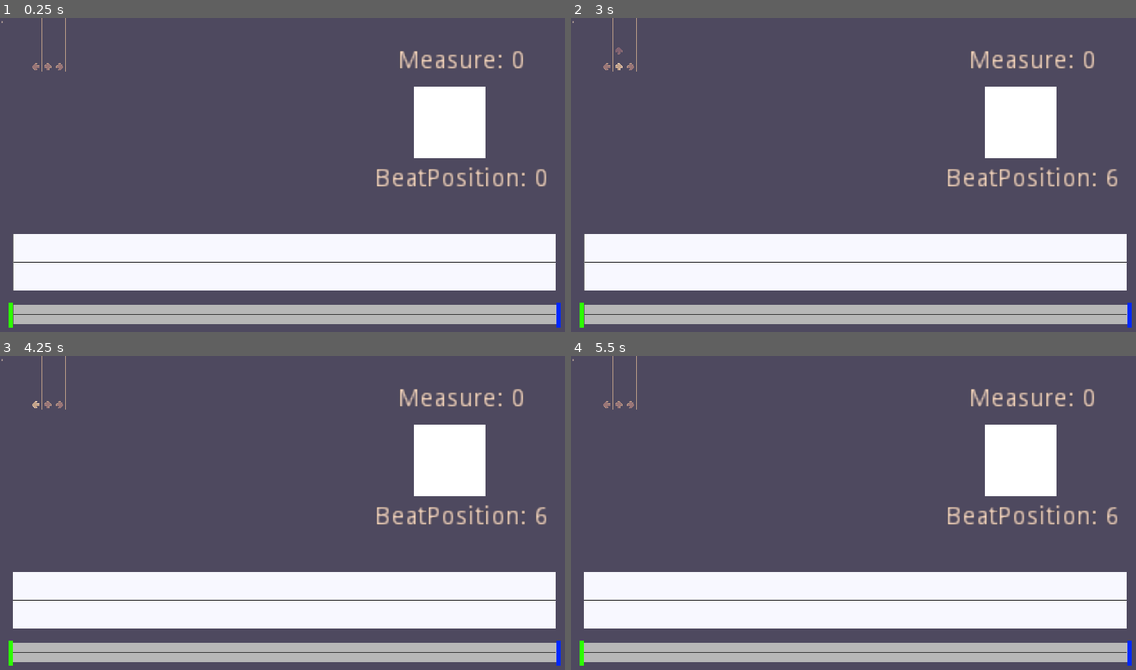
Above: before the commit, frames 1-4 (two rows, left to right).
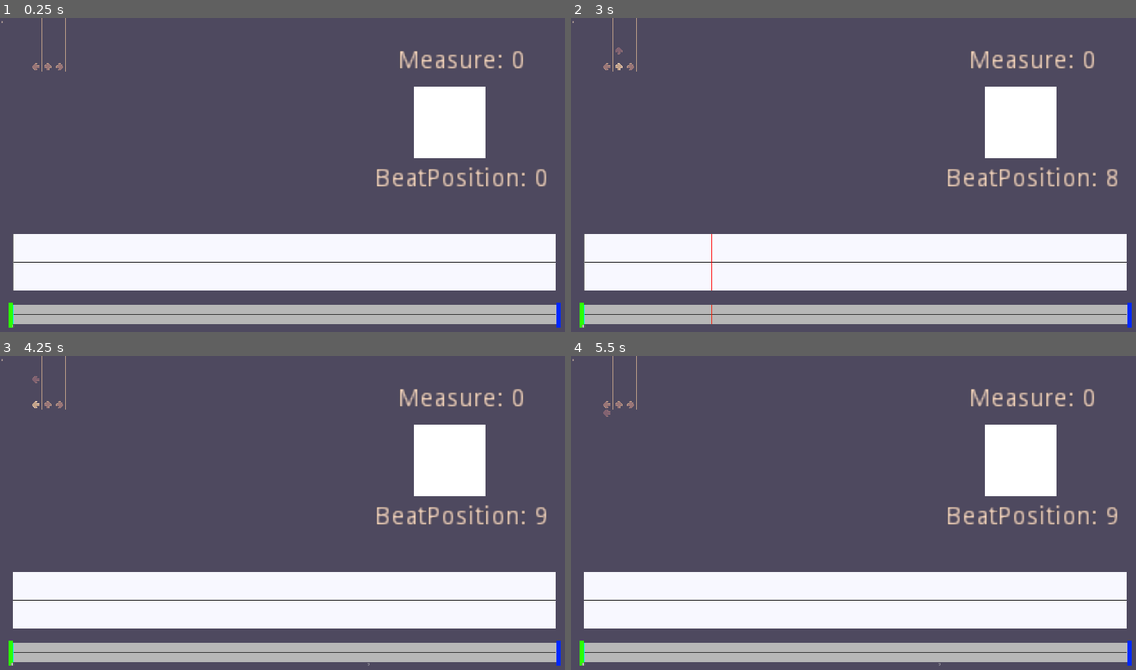
Above: after the commit, the same moments.

Repository: dsat4200/Gyroscope-Game-GD3
Game: Godot game, scene res://Scenes/Brand New.tscn
Two runs of this game, one before a commit and one after it. Both use one fixed random seed, a clock stepped at 60 frames per second and the inputs below. Sound files missing from this copy of the repository are replaced by a short silence.
Inputs (mouse positions are in pixels of both pictures, inside the frame that each line leads up to):
- Up to frame 1 (0.25 s): no input
- Up to frame 2 (3 s): tap Enter at 0.5 s; move the mouse to (983, 162) at 0.52 s; hold D (right) 0.53-1.28 s; click (983, 162) at 0.6 s; tap Space (ui_select) at 0.77, 1.52, 2 s; move the mouse to (740, 193) at 1.27 s; hold Down 1.28-2.03 s; click (740, 193) at 1.35 s; move the mouse to (915, 109) at 2.02 s; hold D (right) 2.03-2.78 s; click (915, 109) at 2.1 s; move the mouse to (830, 244) at 2.77 s; hold W (up) from 2.78 s (still down); click (830, 244) at 2.85 s
- Up to frame 3 (4.25 s): tap Space (ui_select) at 3.02, 3.77 s; move the mouse to (457, 566) at 3.52 s; release W (up) at 3.53 s; hold A (left) from 3.53 s (still down); click (457, 566) at 3.6 s
- Up to frame 4 (5.5 s): tap Enter at 4.25 s; move the mouse to (684, 469) at 4.27 s; click (684, 469) at 4.35 s; tap Space (ui_select) at 4.52, 5 s; move the mouse to (887, 516) at 5.02 s; release A (left) at 5.03 s; hold Down from 5.03 s (still down); click (887, 516) at 5.1 s

The runs differ from the first frame. In frame 1, less than 0.1% of the frame differs, in the area x 2-3%, y 91-99%; in frame 2, less than 0.1%; in frame 3, less than 0.1%; in frame 4, less than 0.1%, in the area x 1-97%, y 17-99%.

Commit message:
added beat counting. time for the big merge of all 3 scenes

Diff:
--- a/Conductor-Example-master/Scenes/Brand New.tscn
+++ b/Conductor-Example-master/Scenes/Brand New.tscn
@@ -11,6 +11,7 @@
 [ext_resource path="res://Scenes/ColorRect.gd" type="Script" id=9]
 [ext_resource path="res://Scenes/Measure.gd" type="Script" id=10]
 [ext_resource path="res://Sequencer/Sequencer.tscn" type="PackedScene" id=11]
+[ext_resource path="res://Scenes/beat_draw.gd" type="Script" id=12]
 
 [sub_resource type="Animation" id=1]
 length = 0.001
@@ -89,13 +90,6 @@
 custom_fonts/font = ExtResource( 7 )
 align = 1
 
-[node name="sequencer" parent="." instance=ExtResource( 11 )]
-margin_left = 4.0
-margin_top = 569.0
-margin_right = 4.0
-margin_bottom = 569.0
-conductor_path = NodePath("../Conductor")
-
 [node name="Beat" type="ColorRect" parent="."]
 margin_left = 1388.0
 margin_top = 230.0
@@ -129,7 +123,38 @@
 anims/RESET = SubResource( 1 )
 anims/beat = SubResource( 2 )
 
+[node name="sequencer" parent="." instance=ExtResource( 11 )]
+margin_left = 4.0
+margin_top = 569.0
+margin_right = 4.0
+margin_bottom = 569.0
+conductor_path = NodePath("../Conductor")
+beat_path = NodePath("../beat")
+
+[node name="beat" type="Control" parent="."]
+margin_right = 40.0
+margin_bottom = 40.0
+script = ExtResource( 12 )
+
+[node name="b_0" type="ColorRect" parent="beat"]
+margin_left = 44.0
+margin_top = 963.0
+margin_right = 45.0
+margin_bottom = 1027.0
+color = Color( 0, 1, 0.882353, 1 )
+
+[node name="num" type="Label" parent="beat/b_0"]
+margin_left = -4.0
+margin_top = 65.0
+margin_right = 4.0
+margin_bottom = 79.0
+rect_pivot_offset = Vector2( 4, 0 )
+text = "0"
+align = 1
+
 [connection signal="beat" from="Conductor" to="." method="_on_Conductor_beat"]
+[connection signal="beat" from="Conductor" to="Beat" method="_on_Conductor_beat"]
 [connection signal="beat" from="Conductor" to="sequencer" method="_on_Conductor_beat"]
-[connection signal="beat" from="Conductor" to="Beat" method="_on_Conductor_beat"]
+[connection signal="beat" from="Conductor" to="beat" method="_on_Conductor_beat"]
 [connection signal="measure" from="Conductor" to="." method="_on_Conductor_measure"]
+[connection signal="start" from="Conductor" to="sequencer" method="_on_Conductor_start"]
--- /dev/null
+++ b/Conductor-Example-master/Scenes/beat_draw.gd
@@ -0,0 +1,29 @@
+extends Control
+
+
+# Declare member variables here. Examples:
+# var a = 2
+# var b = "text"
+
+
+# Called when the node enters the scene tree for the first time.
+func _ready():
+	pass # Replace with function body.
+
+
+# Called every frame. 'delta' is the elapsed time since the previous frame.
+#func _process(delta):
+#	pass
+func draw_beatmarker(beatposition, songpos):
+	#print("beat! pos: "+String(beatposition)+", time: "+String(songpos))
+	if (beatposition > 0):
+		var next_beat = $b_0.duplicate()
+		add_child(next_beat)
+		next_beat.rect_position.x = songpos
+		next_beat.name = "b_"+String(beatposition)
+		next_beat.get_child(0).text = String(beatposition)
+		next_beat.visible= true
+		print("beat! "+String(next_beat.name)+", pos: "+String(next_beat.rect_position.x))
+
+func _on_Conductor_beat(position):
+	pass # Replace with function body.
--- a/Conductor-Example-master/Scripts/Conductor.gd
+++ b/Conductor-Example-master/Scripts/Conductor.gd
@@ -17,6 +17,7 @@
 
 signal beat(position)
 signal measure(position)
+signal start
 
 #add function to show beats it calculated?z
 
@@ -70,6 +71,7 @@
 
 func seek_fix(time):
 	seek(time)
+
 	#calculate and reset beat values?
 
 func _on_StartTimer_timeout():
@@ -82,5 +84,7 @@
 		$StartTimer.start()
 	else:
 		play()
+		emit_signal("start")
+		#create start signal for things to link to
 		$StartTimer.stop()
 	_report_beat()
--- a/Conductor-Example-master/Scripts/Game.gd
+++ b/Conductor-Example-master/Scripts/Game.gd
@@ -31,7 +31,6 @@
 func _ready():
 	randomize()
 	$Conductor.play_with_beat_offset(8)
-	$sequencer.play()
 
 
 func _input(event):
--- a/Conductor-Example-master/Sequencer/ClipScroller.gd
+++ b/Conductor-Example-master/Sequencer/ClipScroller.gd
@@ -81,12 +81,12 @@
 	if Input.is_action_just_pressed("ui_scrub") and (hover or hover_nav):
 		#print(String(self.head))
 		#self.head = pixelsToTime(hoverNode.rect_global_position.x - rect_position.x)
-		play_from_timecode(pixelsToTime(hoverNode.rect_global_position.x - rect_position.x))
+		play_from_timecode(pixelsToTime(hoverNode.rect_position.x))
 		#replace with signal to stop?
 		#replace with signal to play
 
 func play_from_timecode(pos):
-	conductor.play_from_nearest_beat(pos)
+	conductor.play_from_timecode(pos)
 
 func _process(dt):
 	if playing:
--- a/Conductor-Example-master/Sequencer/Sequencer.gd
+++ b/Conductor-Example-master/Sequencer/Sequencer.gd
@@ -5,6 +5,9 @@
 
 export(NodePath) var conductor_path
 onready var conductor = get_node(conductor_path)
+
+export(NodePath) var beat_path
+onready var beat = get_node(beat_path)
 
 func _ready():
 	$ClipScroller.conductor = conductor
@@ -42,6 +45,12 @@
 #		if event.scancode == KEY_HOME:
 #			$ClipScroller.head = 0.0
 
+func draw_beatmarker(position):
+	beat.draw_beatmarker(position, $ClipScroller.timeToPixels(conductor.song_position)+$ClipScroller.rect_position.x)
 
 func _on_Conductor_beat(position):
-	pass # Replace with function body.
+	draw_beatmarker(position)
+
+
+func _on_Conductor_start():
+	play()
--- a/Conductor-Example-master/Sequencer/Timeline.gd
+++ b/Conductor-Example-master/Sequencer/Timeline.gd
@@ -34,6 +34,8 @@
 		rect_scale.x = scalefactor
 		hover_head.rect_scale.x = 1/scalefactor
 		play_head.rect_scale.x = 1/scalefactor
+		#scale beat arraylist
+
 		#print("hover head scale:"+String(hover_head.rect_scale.x))
 
 
Not shown: 1 places in Conductor-Example-master/Scenes/Brand New.tscn that only renumber resources
